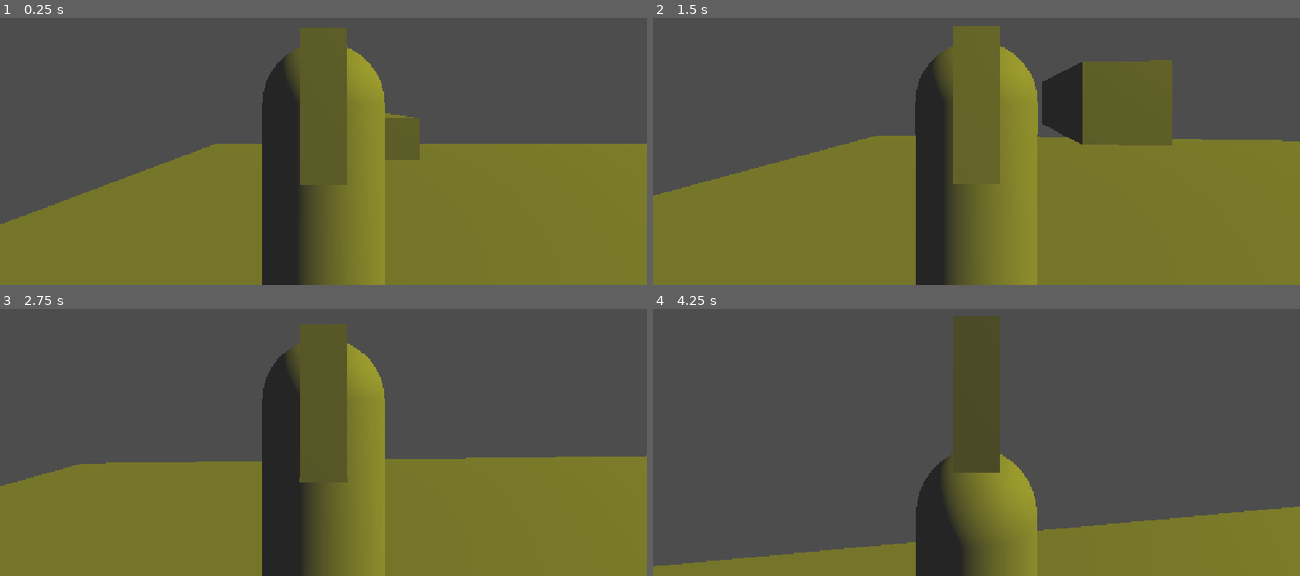
Above: before the commit, frames 1-4 (two rows, left to right).
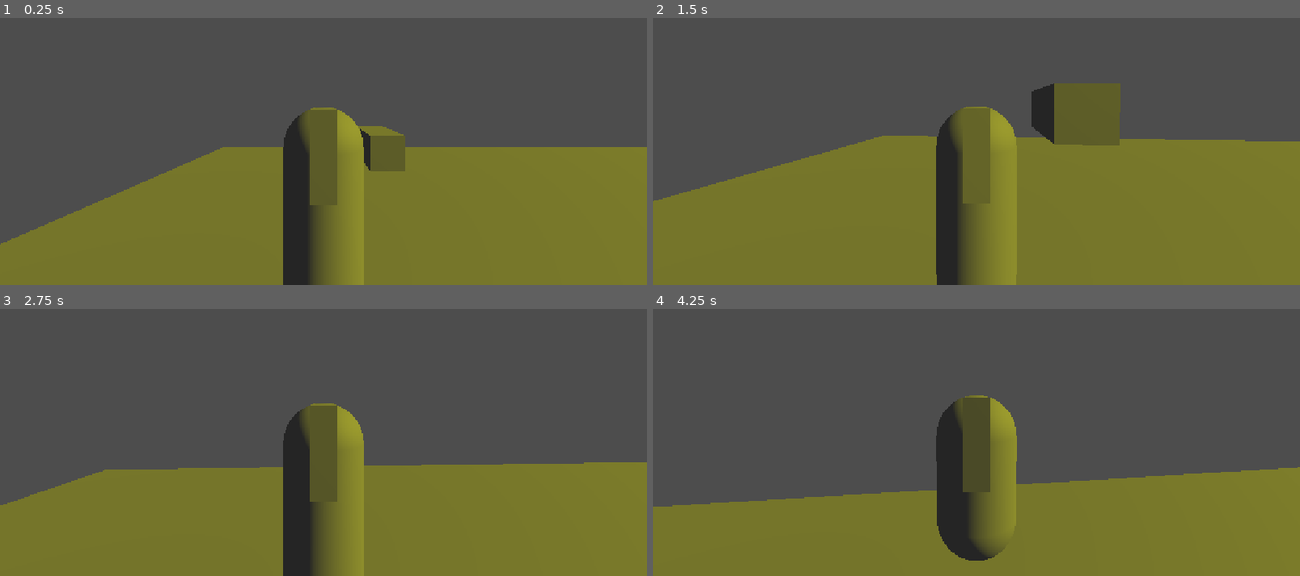
Above: after the commit, the same moments.

Repository: muh4mmedemin/Code-Of-Duty
Game: Godot game, scene res://scenes/main.tscn
The game is run twice, just before and just after one commit, with the same random seed, the same clock (stepped at 60 frames per second) and the same inputs.
Inputs (mouse positions are in pixels of both pictures, inside the frame that each line leads up to):
- Up to frame 1 (0.25 s): no input
- Up to frame 2 (1.5 s): tap Enter (ui_accept) at 0.5, 0.77 s; move the mouse to (1008, 100) at 0.52 s; hold Ctrl (player_crouch) 0.53-1.28 s; hold W (ui_up) from 0.53 s (still down); move the mouse to (944, 106) at 1.27 s; tap Ctrl (player_crouch) at 1.35 s
- Up to frame 3 (2.75 s): keep holding W (ui_up); tap Enter (ui_accept) at 1.52 s; move the mouse to (336, 389) at 2.02 s; hold Shift (player_sprint) from 2.03 s (still down); tap Ctrl (player_crouch) at 2.3 s
- Up to frame 4 (4.25 s): keep holding W (ui_up); move the mouse to (970, 399) at 2.77 s; release Shift (player_sprint) at 2.78 s; tap Ctrl (player_crouch) at 2.85 s; tap Enter (ui_accept) at 3.02, 3.77 s; move the mouse to (1021, 399) at 3.52 s; hold Ctrl (player_crouch) from 3.53 s (still down)

The runs differ from the first frame. In frame 1, 11% of the frame differs, in the area x 0-100%, y 3-100%; in frame 2, 13%; in frame 3, 11%; in frame 4, 23%, in the area x 0-100%, y 2-100%.

Commit message:
Added smoothness for crouch and walking, camerra follow crouch height

Diff:
--- a/code-of-duty/scenes/player.tscn
+++ b/code-of-duty/scenes/player.tscn
@@ -26,7 +26,7 @@
 transform = Transform3D(1, 0, 0, 0, 1, 0, 0, 0, 1, 0, 1.2267923, 0)
 
 [node name="Camera3D" type="Camera3D" parent="CharacterBody3D/Head" unique_id=1426303998]
-transform = Transform3D(1, 0, 0, 0, 1, 0, 0, 0, 1, 0, 0, 2.0026588)
+transform = Transform3D(1, 0, 0, 0, 1, 0, 0, 0, 1, 0, 0.54487467, 2.9860601)
 
 [node name="MeshInstance3D" type="MeshInstance3D" parent="CharacterBody3D/Head" unique_id=1234267546]
 transform = Transform3D(1, 0, 0, 0, 1, 0, 0, 0, 1, 0, -0.02086246, 0)
--- a/code-of-duty/scripts/player.gd
+++ b/code-of-duty/scripts/player.gd
@@ -2,32 +2,36 @@
 
 @onready var player: CharacterBody3D = $"."
 @onready var camera: Camera3D = $Head/Camera3D
+@onready var player_head: Node3D = $Head
+@onready var player_coll: CollisionShape3D = $CollisionShape3D
+@onready var player_coll_mesh: MeshInstance3D = $CollisionShape3D/MeshInstance3D
+@onready var crouch_checker_shape = ShapeCast3D.new()
 
-var player_speed = WALK_SPEED
+enum state {WALK, RUN, CROUCH, JUMP}
+var player_status = state.WALK
+
+const PLAYER_NORMAL_HEIGHT = 3.0
+const PLAYER_CROUCH_HEIGHT = 2.0
 const WALK_SPEED = 5.0
 const CROUCH_SPEED = 2.5
 const RUN_SPEED = 7.0
 
-var crouch_checker_shape = ShapeCast3D.new()
+var player_speed = WALK_SPEED
 
 const JUMP_VELOCITY = 4.5
 @export var Sensivity: float = 0.1
 
-enum state {WALK, RUN, CROUCH, JUMP}
-var player_status = state.WALK
-
-
 func _ready() -> void:
 	Input.mouse_mode = Input.MOUSE_MODE_CAPTURED
-	$CollisionShape3D.position.y = 3.0 / 2.0
+	player_coll.position.y = PLAYER_NORMAL_HEIGHT / 2.0
 
-	$Head.position = Vector3(0.0, 3.0 - 0.5, 0.0)
+	player_head.position = Vector3(0.0, PLAYER_NORMAL_HEIGHT - 0.5, 0.0)
 	var sphere = SphereShape3D.new()
 	sphere.radius = 0.40
 
 	crouch_checker_shape.shape = sphere
 	crouch_checker_shape.enabled
-	crouch_checker_shape.position.y = 3.0 - sphere.radius
+	crouch_checker_shape.position.y = PLAYER_NORMAL_HEIGHT - sphere.radius
 	crouch_checker_shape.target_position = Vector3.ZERO
 	crouch_checker_shape.add_exception(self)
 	add_child(crouch_checker_shape)
@@ -51,9 +55,8 @@
 		velocity.z = move_toward(velocity.z, 0, player_speed)
 
 	move_and_slide()
-	handle_player_movement_state()
+	handle_player_movement_state(delta)
 	print(player_speed)
-
 func _input(event):
 	if event is InputEventMouseMotion:
 		handle_camera_look(event)
@@ -67,15 +70,21 @@
 	player.rotation_degrees.y -= event.relative.x * Sensivity
 
 #region PLAYER_MOVEMENT_STATE
-func handle_player_movement_state():
+func handle_player_movement_state(delta):
 	var was_player_status = player_status
 	if crouch_checker_shape.is_colliding() == true:
 		return
+
+	if state.CROUCH == player_status and PLAYER_CROUCH_HEIGHT != player_coll.shape.height:
+		handle_player_height(PLAYER_CROUCH_HEIGHT, delta)
+	elif state.CROUCH != player_status and PLAYER_NORMAL_HEIGHT != player_coll.shape.height:
+		handle_player_height(PLAYER_NORMAL_HEIGHT, delta)
+
 	if Input.is_action_pressed("player_crouch") and player_status != state.RUN:
 		if player_status != state.CROUCH:
-			handle_player_height(2.0)
+			handle_player_height(PLAYER_CROUCH_HEIGHT, delta)
+			handle_player_speed(state.CROUCH)
 			player_status = state.CROUCH
-			handle_player_speed(state.CROUCH)
 	elif Input.is_action_pressed("player_sprint") and player_status != state.CROUCH:
 		if player_status != state.RUN:
 			player_status = state.RUN
@@ -87,12 +96,14 @@
 	if was_player_status == player_status:
 		return
 	elif was_player_status == state.CROUCH:
-		handle_player_height(3.0)
+		handle_player_height(PLAYER_NORMAL_HEIGHT, delta)
 
-func handle_player_height(new_height):
-		$CollisionShape3D/MeshInstance3D.mesh.height = new_height
-		$CollisionShape3D.shape.height = new_height
-		$CollisionShape3D.position.y = new_height / 2.0
+func handle_player_height(new_height, delta):
+	player_coll_mesh.mesh.height = lerp(player_coll_mesh.mesh.height, new_height, 10.0 * delta)
+	player_coll.shape.height = lerp(player_coll.shape.height, new_height, 10.0 * delta)
+	player_coll.position.y = lerp(player_coll.position.y, new_height / 2.0, 10.0 * delta)
+	player_head.position.y = lerp(player_head.position.y, new_height - 0.5, 10.0 * delta)
+
 
 func handle_player_speed(player_state):
 	if state.CROUCH == player_state:
